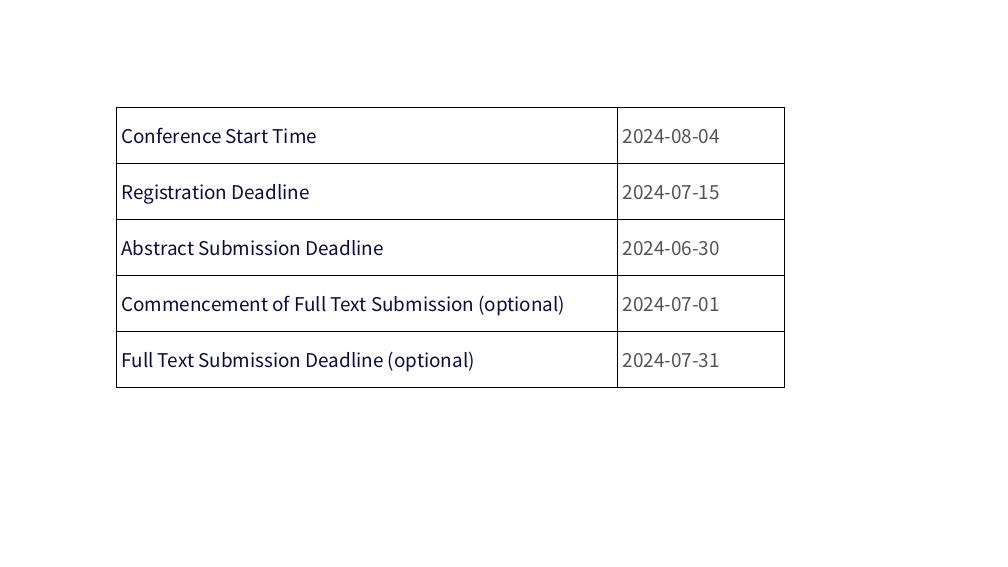
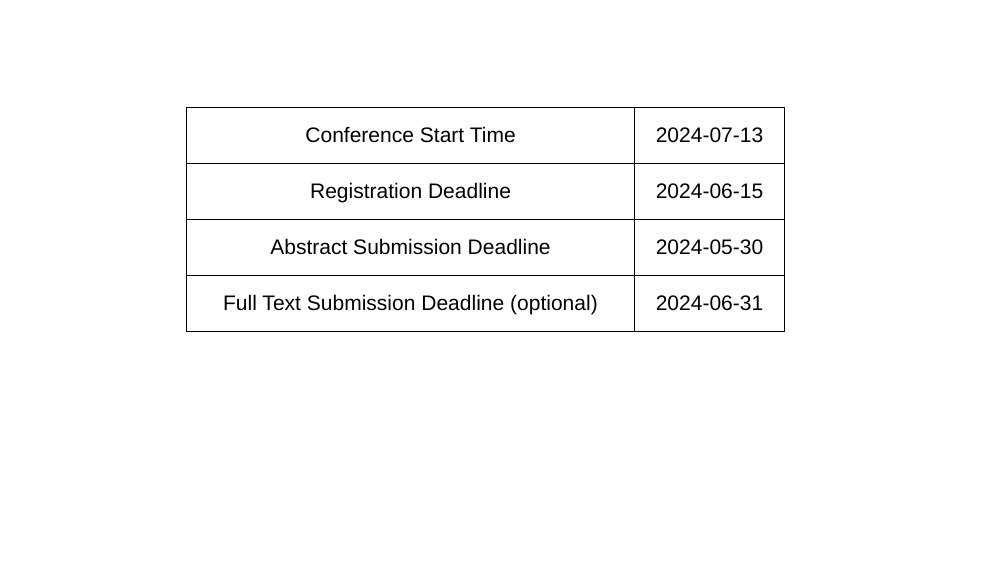
Before and after one commit to zhangxy911/zhangxy911.github.io, a slide deck: slide 2 of assets/figures.pptx. Drawn at 1008x567 pixels with LibreOffice and Linux fonts; fonts in the diff are those of the drawing. Boxes give left, top, right and bottom in pixels: in the first picture for what was removed or moved away, otherwise in the second. Text is boxed around its words. In the diff, an @@ line names an element or a change of style, - is before the commit and + after.

```diff
--- a/assets/figures.pptx
+++ b/assets/figures.pptx
@@ table at box(187, 107, 785, 331) @@
-row 1: Conference Start Time | 2024-08-04
-row 2: Registration Deadline | 2024-07-15
-row 3: Abstract Submission Deadline | 2024-06-30
-row 4: Commencement of Full Text Submission (optional) | 2024-07-01
-row 5: Full Text Submission Deadline (optional) | 2024-07-31
+row 1: Conference Start Time | 2024-07-13
+row 2: Registration Deadline | 2024-06-15
+row 3: Abstract Submission Deadline | 2024-05-30
+row 4: Full Text Submission Deadline (optional) | 2024-06-31
@@ table: place and size @@
-table at box(116, 107, 785, 387)
+table at box(187, 107, 785, 331)
```
Also in this commit, not shown: 1 other slide changed, 20 other files.
